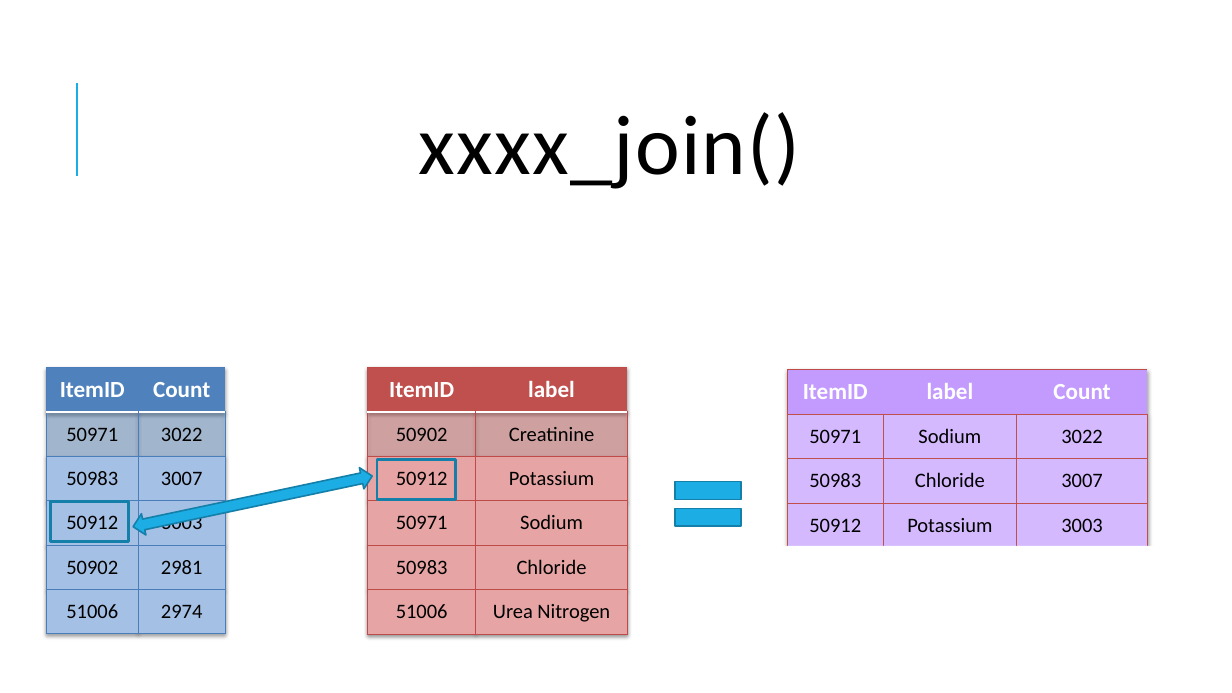
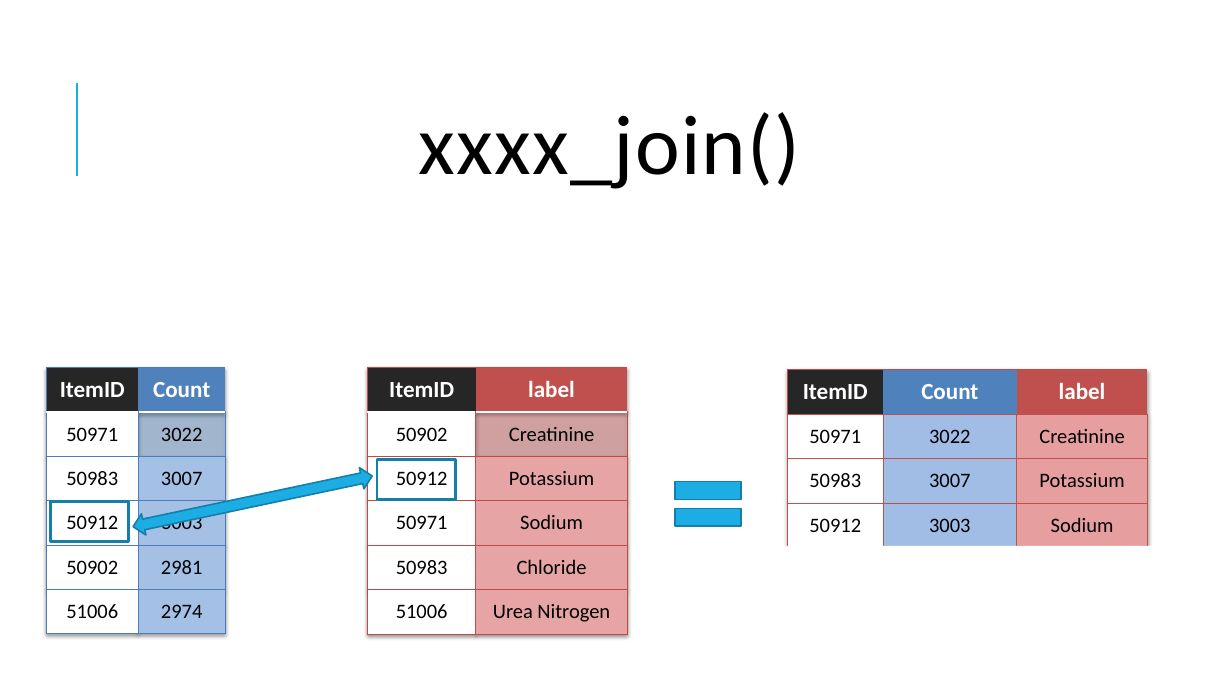
Before and after one commit to amromeo/api_r_int_db_24, a slide deck: slide 15 of presentations/03 - Joins.pptx (slide 16 before the commit). Drawn at 1232x693 pixels with LibreOffice and Linux fonts; fonts in the diff are those of the drawing. Boxes give left, top, right and bottom in pixels: in the first picture for what was removed or moved away, otherwise in the second. Text is boxed around its words. In the diff, an @@ line names an element or a change of style, - is before the commit and + after.

```diff
--- a/presentations/03 - Joins.pptx
+++ b/presentations/03 - Joins.pptx
@@ table at <box>46,368,226,634</box> @@
@@ fill #4F81BD to #262626 in row 1, column 1 @@
@@ fill #4F81BD at 40% opacity to #FFFFFF in row 2, column 1 @@
@@ fill #A5C0E5 to #FFFFFF in 4 cells @@
@@ table at <box>368,368,628,635</box> @@
@@ fill #C0504D to #262626 in row 1, column 1 @@
@@ fill #C0504D at 40% opacity to #FFFFFF in row 2, column 1 @@
@@ fill #E6A5A4 to #FFFFFF in 4 cells @@
@@ table at <box>787,370,1147,637</box> @@
-row 1, column 2: label
+row 1, column 2: Count
-row 1, column 3: Count
+row 1, column 3: label
-row 2, column 2: Sodium
+row 2, column 2: 3022
-row 2, column 3: 3022
+row 2, column 3: Creatinine
-row 3, column 2: Chloride
+row 3, column 2: 3007
-row 3, column 3: 3007
+row 3, column 3: Potassium
-row 4, column 2: Potassium
+row 4, column 2: 3003
-row 4, column 3: 3003
+row 4, column 3: Sodium
-row 5, column 2: Creatinine
+row 5, column 2: 2981
-row 5, column 3: 2981
+row 5, column 3: Chloride
-row 6, column 2: Urea Nitrogen
+row 6, column 2: 2974
-row 6, column 3: 2974
+row 6, column 3: Urea Nitrogen
@@ fill #C39BFF to #262626 in row 1, column 1 @@
@@ fill #C39BFF to #4F81BD in row 1, column 2 @@
@@ fill #C39BFF to #C0504D in row 1, column 3 @@
@@ fill #D5B9FF to #FFFFFF in 3 cells @@
@@ fill #D5B9FF to #A1BDE5 in 3 cells @@
@@ fill #D5B9FF to #E69F9E in 3 cells @@
```
Also in this commit, not shown: 7 other slides changed, 1 other file.
